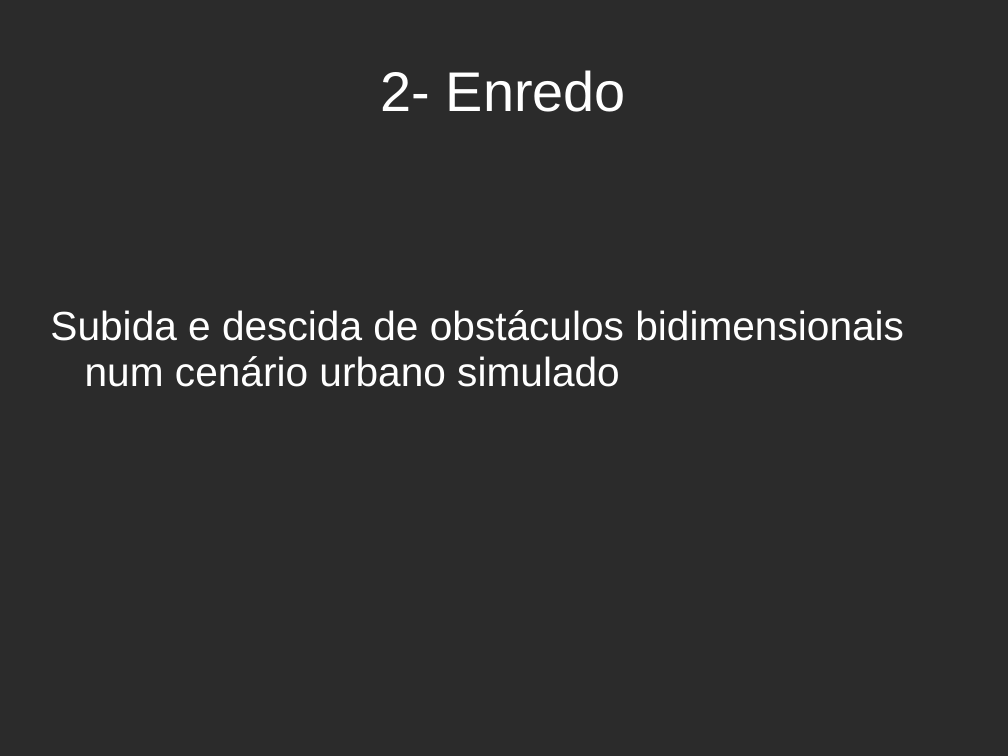
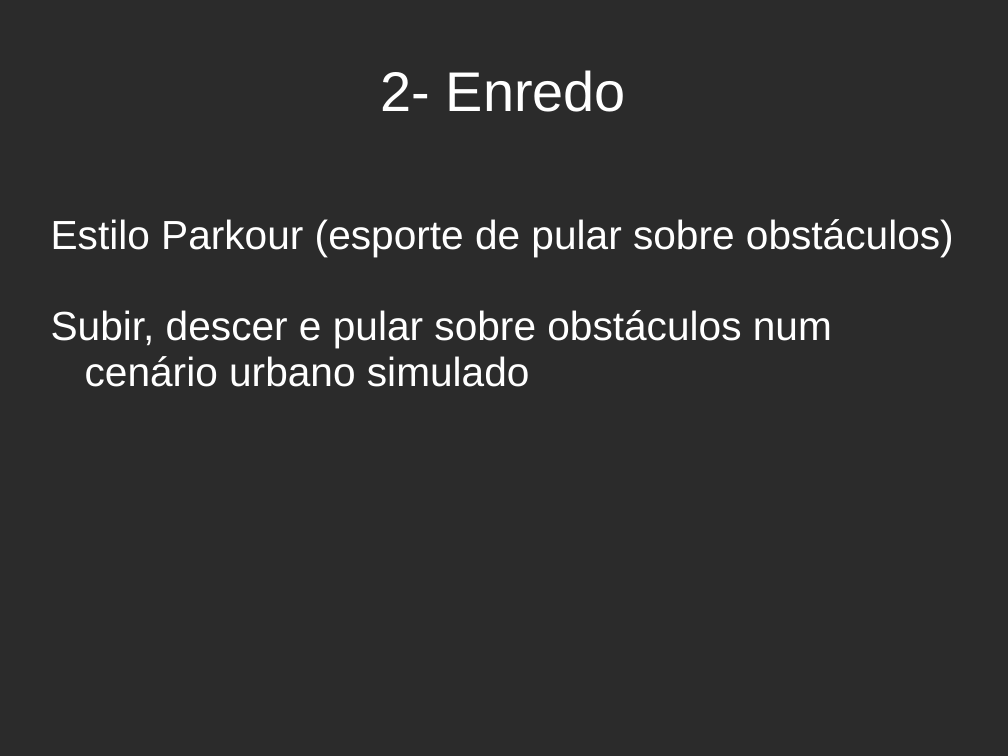
Before and after one commit to fcoedilson/2ParkourCity, a slide deck: slide 4 of apres_roteiro_jogo.ppt. Drawn at 1008x756 pixels with LibreOffice and Linux fonts; fonts in the diff are those of the drawing; background and template pictures are left out; a plain dark background stands for a picture behind light text. Boxes give left, top, right and bottom in pixels: in the first picture for what was removed or moved away, otherwise in the second. Text is boxed around its words. In the diff, an @@ line names an element or a change of style, - is before the commit and + after.

```diff
--- a/apres_roteiro_jogo.ppt
+++ b/apres_roteiro_jogo.ppt
@@ subtitle at <box>51,219,954,387</box>: text changed @@
-Subida e descida de obstáculos bidimensionais num cenário urbano simulado
+Estilo Parkour (esporte de pular sobre obstáculos)
+Subir, descer e pular sobre obstáculos num cenário urbano simulado
```
Also in this commit, not shown: 5 other slides changed, 10 other files.
